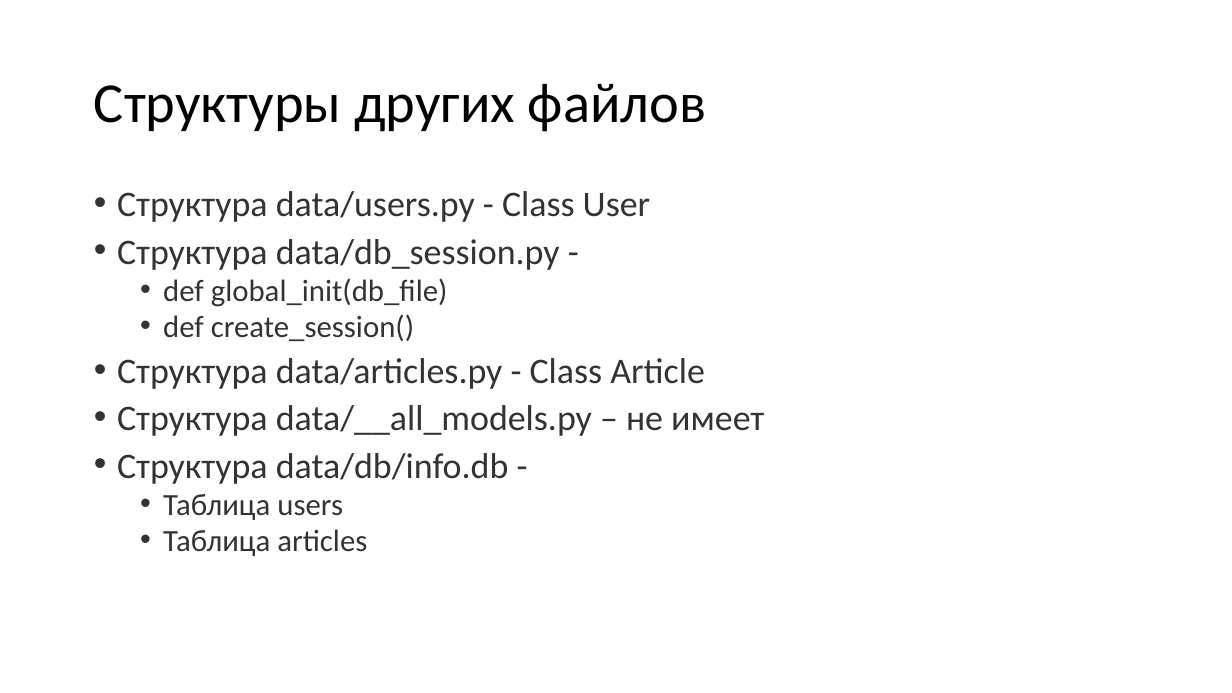
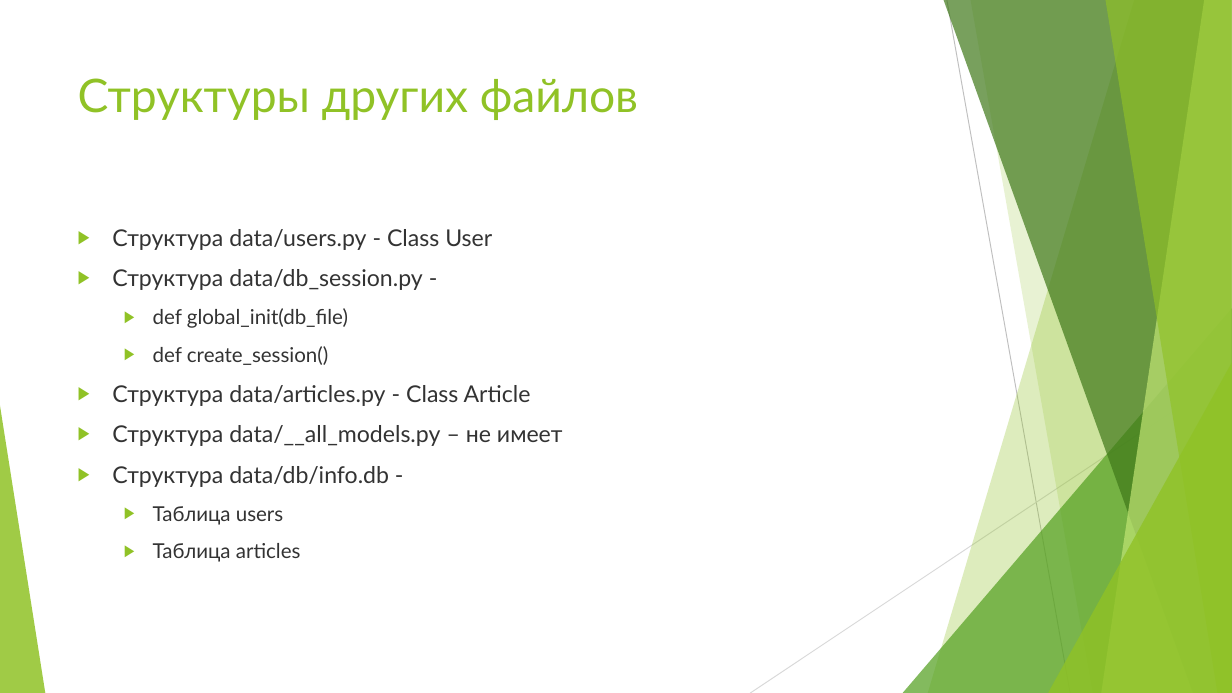
Before and after one commit to Konstantin-Kalug/Chat_bot, a slide deck: slide 5 of защита.pptx (slide 6 before the commit). Drawn at 1232x693 pixels with LibreOffice and Linux fonts; fonts in the diff are those of the drawing. Boxes give left, top, right and bottom in pixels: in the first picture for what was removed or moved away, otherwise in the second. Text is boxed around its words. In the diff, an @@ line names an element or a change of style, - is before the commit and + after.

```diff
--- a/защита.pptx
+++ b/защита.pptx
@@ title "Структуры других файлов": place and size @@
-title "Структуры других файлов" at bbox=[94, 84, 706, 132]
+title "Структуры других файлов" at bbox=[78, 78, 638, 120]
@@ title "Структуры других файлов" at bbox=[78, 78, 638, 120]: size 44 to 36 pt, font Calibri to Lato, text colour #000000 to #90C226; line spacing 0.9 to 1; vertical alignment middle to top @@
@@ text "Структура data/users.py - Class User": place and size @@
-text "Структура data/users.py - Class User" at bbox=[117, 191, 764, 556]
+text "Структура data/users.py - Class User" at bbox=[112, 229, 562, 562]
@@ text "Структура data/users.py - Class User" at bbox=[112, 229, 562, 562]: size 28 to 18 pt in "Структура data/users.py - Class User", "Структура data/db_session.py -", "Структура data/articles.py - Class Article", "Структура data/__all_models.py – не имеет" and 1 more places; font Calibri to Lato; size 24 to 16 pt in "def global_init(db_file)", "def create_session()", "Таблица users", "Таблица articles"; bullet • to ▶; line spacing 0.8 to 1; more space between paragraphs @@
@@ group added at bbox=[0, 0, 1232, 693]: 5 freeform shapes, 3 triangles, 2 lines @@
```
Also in this commit, not shown: 6 other slides changed, 1 slide added, 1 slide removed, 2 other files.
